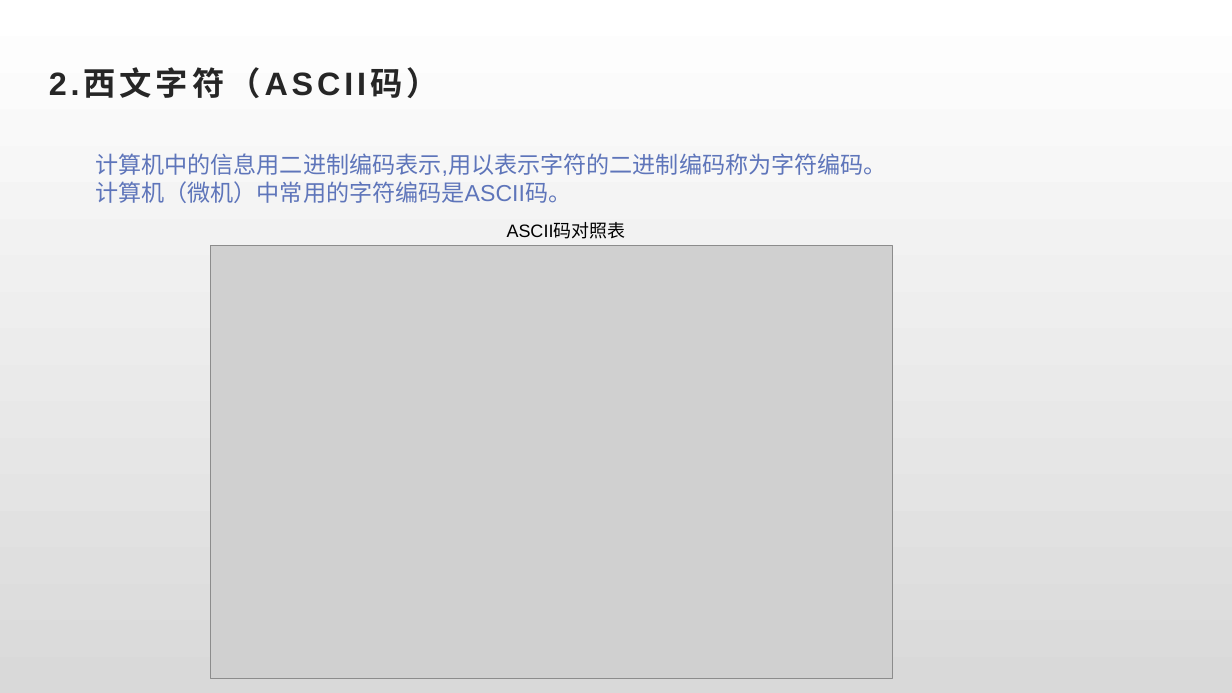
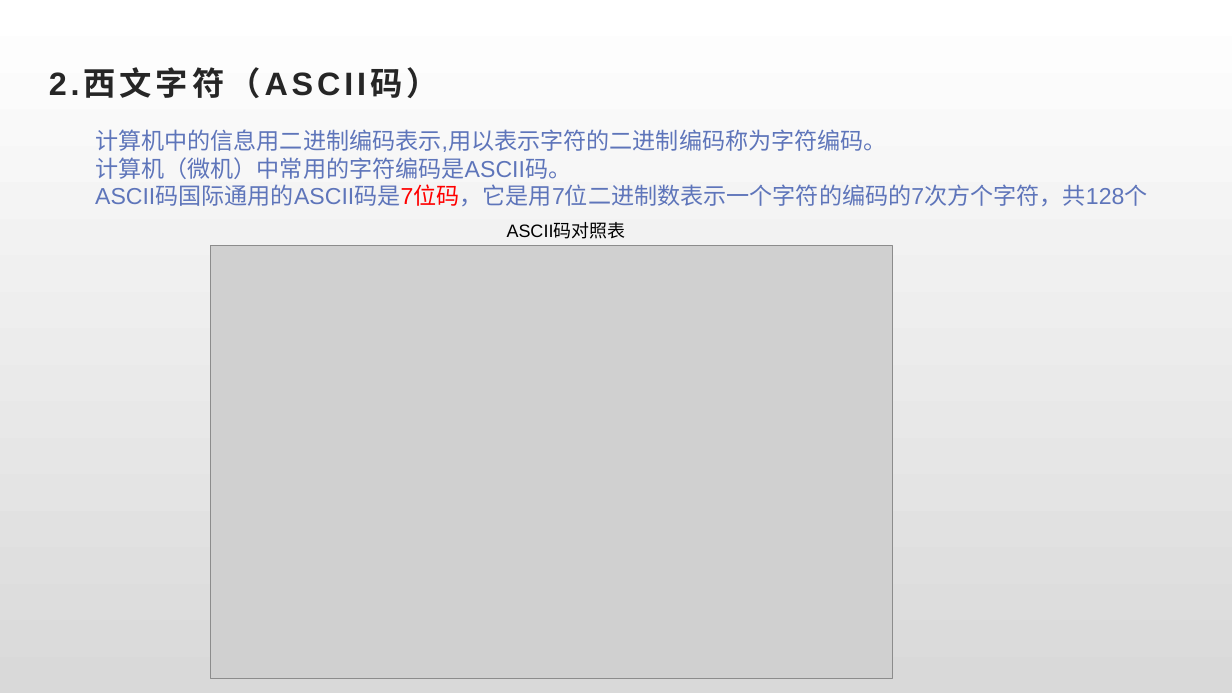
Before and after one commit to cckmit/typora-note, a slide deck: slide 9 of 计算机基础知识/计算机基础/计算机基础知识_第4章.pptx (slide 8 before the commit). Drawn at 1232x693 pixels with LibreOffice and Linux fonts; fonts in the diff are those of the drawing; grey boxes stand for pictures. Boxes give left, top, right and bottom in pixels: in the first picture for what was removed or moved away, otherwise in the second. Text is boxed around its words. In the diff, an @@ line names an element or a change of style, - is before the commit and + after.

```diff
--- a/计算机基础知识/计算机基础/计算机基础知识_第4章.pptx
+++ b/计算机基础知识/计算机基础/计算机基础知识_第4章.pptx
@@ text "计算机中的信息用二进制编码表示,用以表示字符的二进制编码称为字符编码。": place and size @@
-text "计算机中的信息用二进制编码表示,用以表示字符的二进制编码称为字符编码。" at bbox=[95, 153, 887, 203]
+text "计算机中的信息用二进制编码表示,用以表示字符的二进制编码称为字符编码。" at bbox=[95, 129, 1147, 206]
@@ text at bbox=[95, 186, 1147, 206]: paragraph added @@
+ASCII码国际通用的ASCII码是7位码，它是用7位二进制数表示一个字符的编码的7次方个字符，共128个
```
Also in this commit, not shown: 4 other slides changed, 6 slides added, 4 other files.
